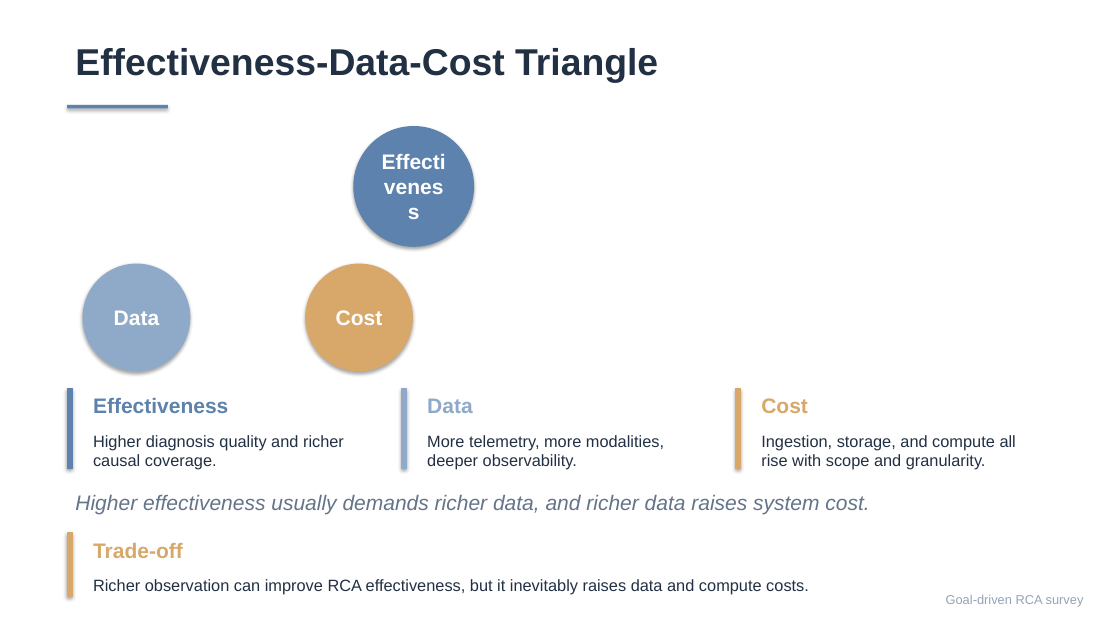
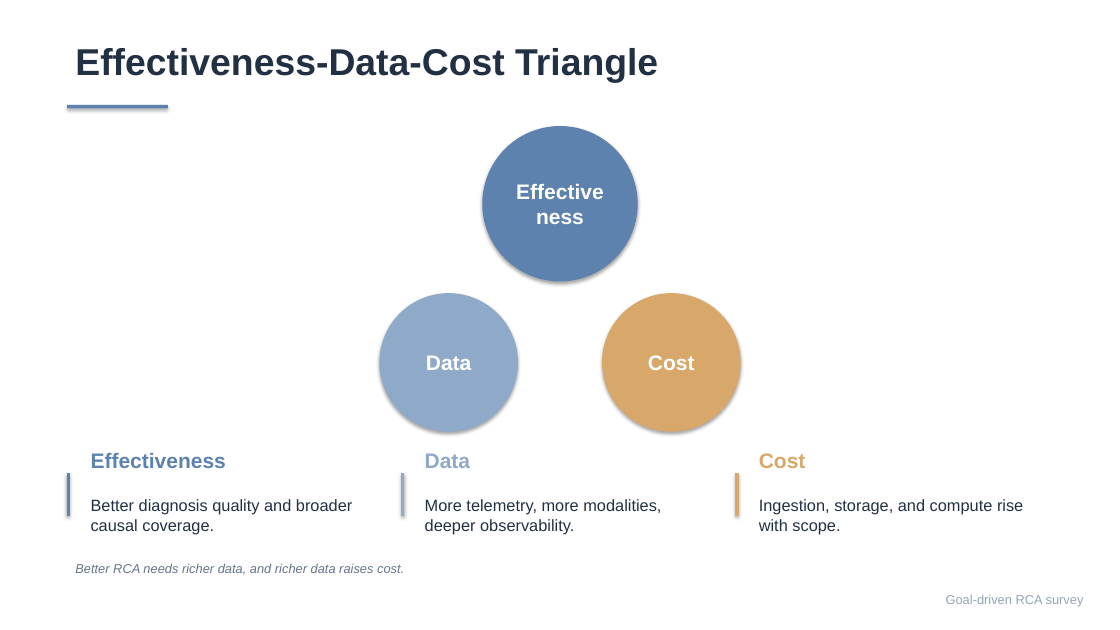
Before and after one commit to Lincyaw/paperops, a slide deck: slide 7 of examples/self-intro/diagnostic_world_model.pptx. Drawn at 1120x630 pixels with LibreOffice and Linux fonts; fonts in the diff are those of the drawing. Boxes give left, top, right and bottom in pixels: in the first picture for what was removed or moved away, otherwise in the second. Text is boxed around its words. In the diff, an @@ line names an element or a change of style, - is before the commit and + after.

Commit message:
Improve SlideCraft layout review workflow

```diff
--- a/examples/self-intro/diagnostic_world_model.pptx
+++ b/examples/self-intro/diagnostic_world_model.pptx
@@ ellipse "Effectiveness": place and size @@
-ellipse "Effectiveness" at [354,126,475,247]
+ellipse "Effectiveness" at [482,126,638,281]
@@ ellipse "Data": place and size @@
-ellipse "Data" at [82,264,190,371]
+ellipse "Data" at [380,293,518,432]
@@ ellipse "Cost": place and size @@
-ellipse "Cost" at [305,264,413,371]
+ellipse "Cost" at [602,293,741,432]
@@ text "Effectiveness": place and size @@
-text "Effectiveness" at [93,398,228,413]
+text "Effectiveness" at [91,453,226,468]
@@ text "Data": place and size @@
-text "Data" at [427,398,472,413]
+text "Data" at [425,453,470,468]
@@ text "Cost": place and size @@
-text "Cost" at [761,398,808,413]
+text "Cost" at [759,453,806,468]
@@ rectangle: place and size @@
-rectangle at [67,388,72,469]
+rectangle at [67,474,70,516]
@@ rectangle: place and size @@
-rectangle at [402,388,407,469]
+rectangle at [402,474,404,516]
@@ rectangle: place and size @@
-rectangle at [736,388,741,469]
+rectangle at [736,474,739,516]
@@ text at [91,499,352,534]: text changed @@
-Higher diagnosis quality and richer causal coverage.
+Better diagnosis quality and broader causal coverage.
@@ text "More telemetry, more modalities, deeper ...": place and size @@
-text "More telemetry, more modalities, deeper ..." at [427,435,664,470]
+text "More telemetry, more modalities, deeper ..." at [425,499,661,534]
@@ text at [759,499,1023,534]: text changed @@
-Ingestion, storage, and compute all rise with scope and granularity.
+Ingestion, storage, and compute rise with scope.
@@ rectangle removed at [67,533,72,597] @@
@@ text at [75,563,404,575]: text changed; size 18 to 11 pt @@
-Higher effectiveness usually demands richer data, and richer data raises system cost.
+Better RCA needs richer data, and richer data raises cost.
@@ text removed at [93,543,183,558] @@
-Trade-off
@@ text removed at [93,579,809,595] @@
-Richer observation can improve RCA effectiveness, but it inevitably raises data and compute costs.
```
Also in this commit, not shown: 19 other slides changed, 35 other files.
